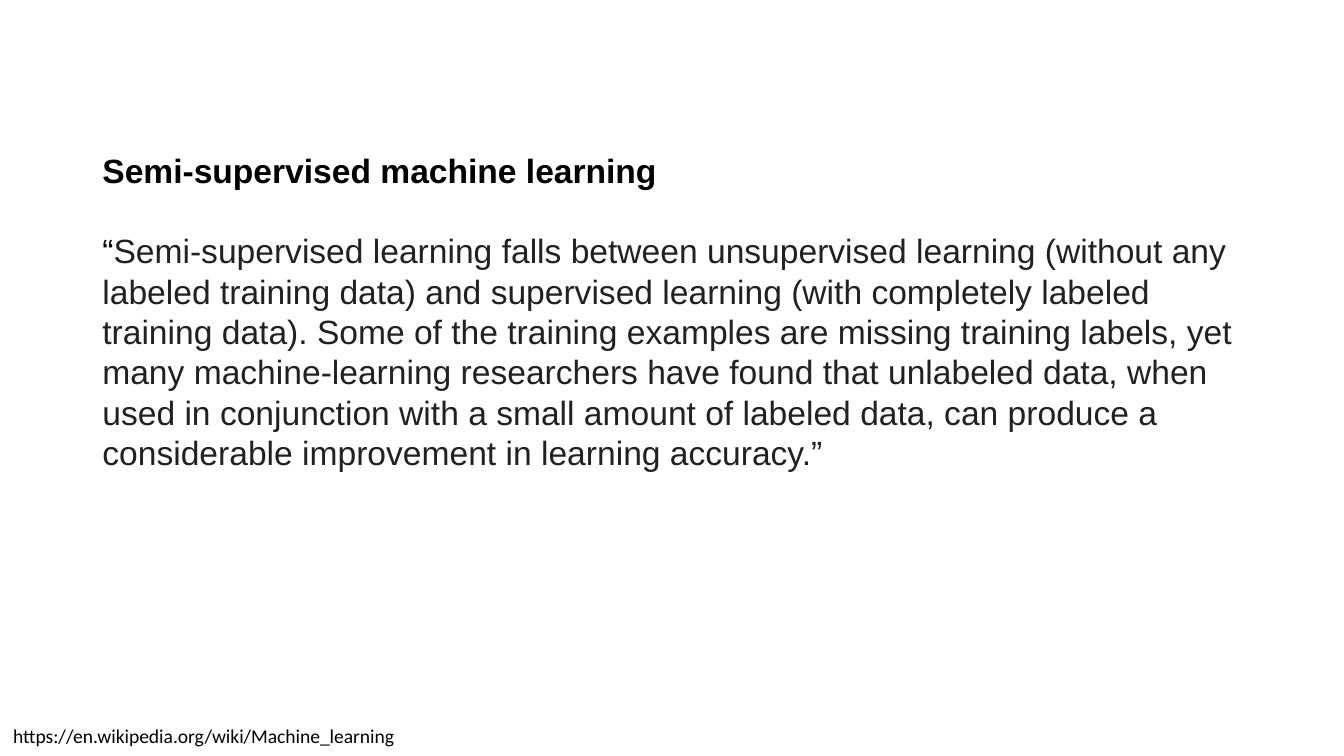
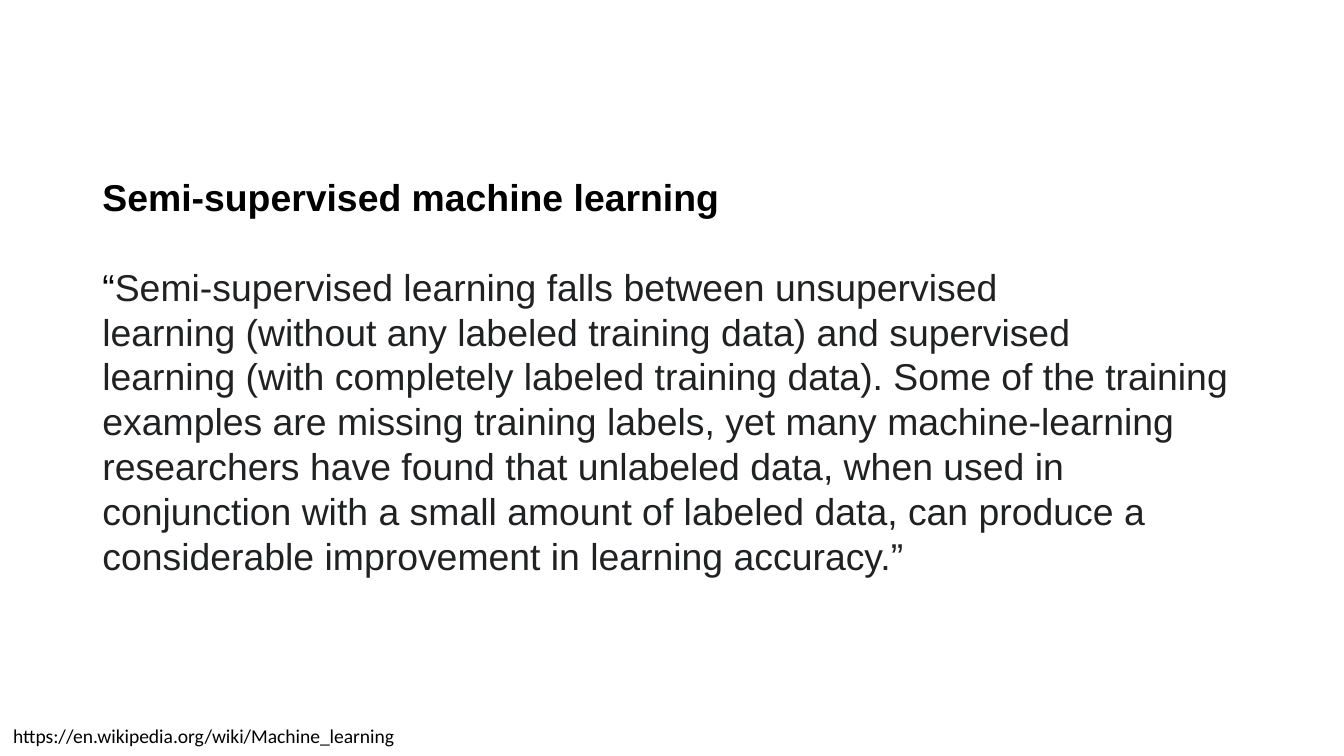
Before and after one commit to toelt-llc/MACHINE-LEARNING-SCHOOL-INAF, a slide deck: slide 5 of DAY1/01 - Introduction to Learning/Introduction to Learning.pptx. Drawn at 1344x756 pixels with LibreOffice and Linux fonts; fonts in the diff are those of the drawing. Boxes give left, top, right and bottom in pixels: in the first picture for what was removed or moved away, otherwise in the second. Text is boxed around its words. In the diff, an @@ line names an element or a change of style, - is before the commit and + after.

```diff
--- a/DAY1/01 - Introduction to Learning/Introduction to Learning.pptx
+++ b/DAY1/01 - Introduction to Learning/Introduction to Learning.pptx
@@ text "Semi-supervised machine learning": place and size @@
-text "Semi-supervised machine learning" at box(102, 158, 1232, 471)
+text "Semi-supervised machine learning" at box(102, 184, 1228, 577)
@@ text "Semi-supervised machine learning" at box(102, 184, 1228, 577): size 18 to 20 pt @@
```
Also in this commit, not shown: 2 other slides changed, 3 slides added, 1 slide removed, 2 other files.
